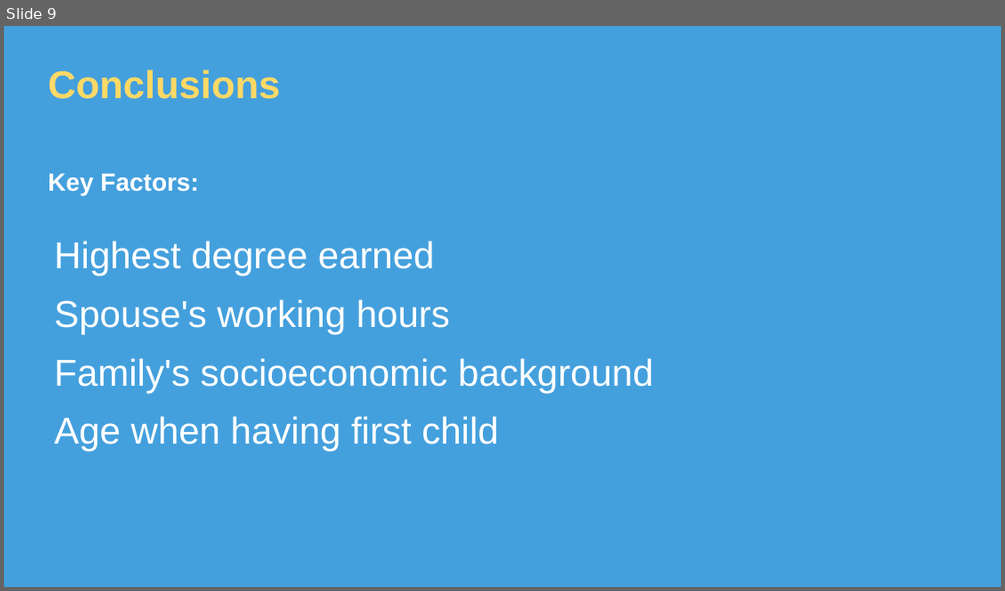
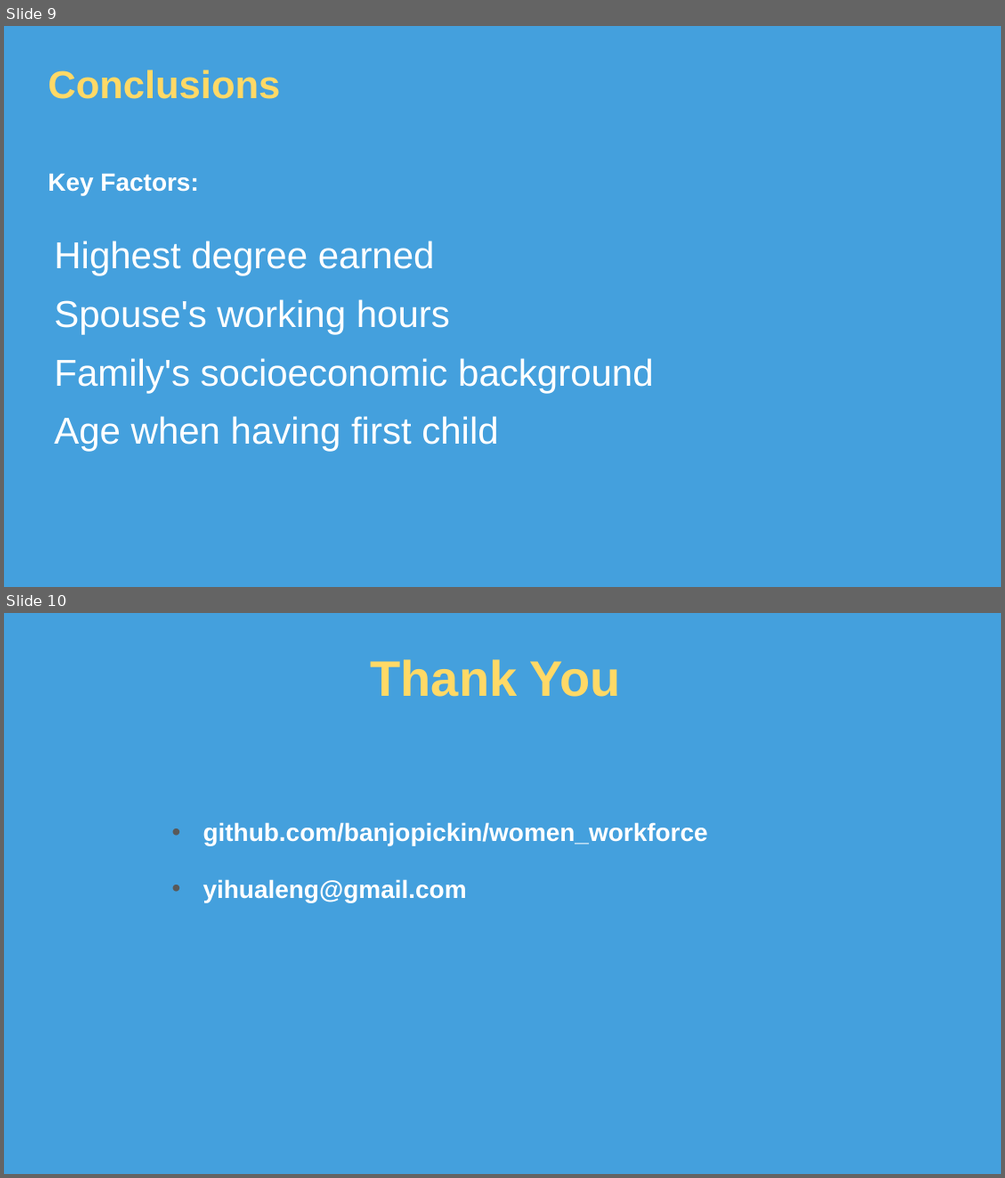
Before and after one commit to banjopickin/women_workforce, a slide deck: women_workforce.pptx. Shown one above the other, each under a label of ours: slide 9 before the commit, slides 9 and 10 after it. The pictures are 1005x591 and 1005x1178 pixels, drawn with LibreOffice and Linux fonts; fonts in the diff are those of the drawing. Boxes give left, top, right and bottom in pixels: in the first picture for what was removed or moved away, otherwise in the second. Text is boxed around its words. In the diff, an @@ line names an element or a change of style, - is before the commit and + after.

```diff
--- a/women_workforce.pptx
+++ b/women_workforce.pptx
@@ slide 10 added at <box>4,613,1001,1174</box>, background #44A0DD @@
@@ title added at <box>371,659,621,697</box>, 36 pt, text #FFD966, bold @@
+Thank You
@@ text added at <box>203,822,708,902</box>, 18 pt, text #FFFFFF, bold @@
+• github.com/banjopickin/women_workforce
+• yihualeng@gmail.com
```
Also in this commit, not shown: 1 slide changed, 3 other files.
